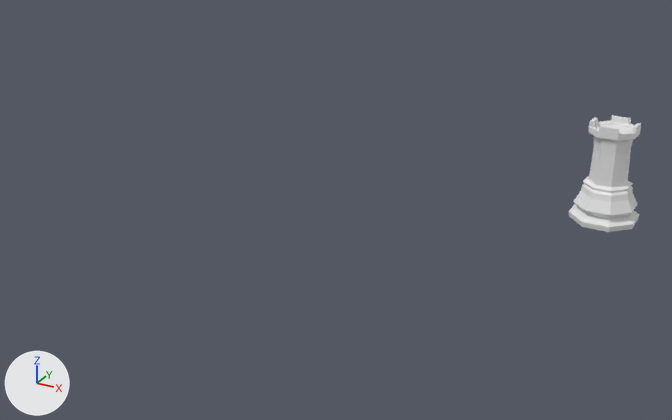
Before and after pictures for a commit that changed the glTF model asset/white_chess_tower.gltf.
Camera for both pictures: a 50 mm lens placed at (0.312, -0.296, 0.221), pointed at (0.096, 0.097, 0.024). The lights are fixed; the arrows at lower left show +X, +Y and +Z.

Objects in the first picture: 'Rook'.
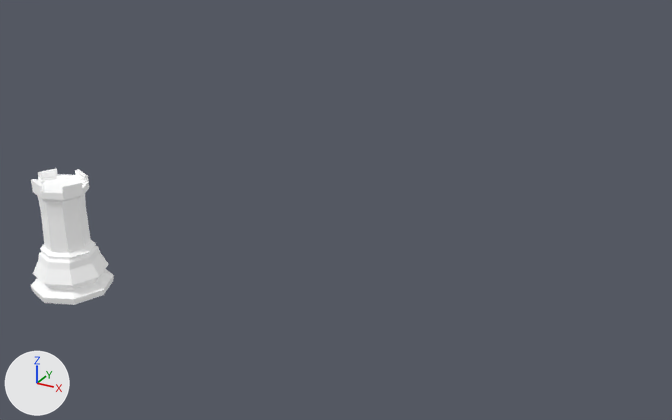
The change, as JSON lines over the scene's bpy script:
```json
{"op": "add", "block": "mat_black_pieces", "code": ["mat_black_pieces = principled_material('Black Pieces')", "mat_black_pieces.base_color = (1.0, 1.0, 1.0)  # white #ffffff", "mat_black_pieces.roughness = 0.415", "mat_black_pieces.emission_strength = 0.0946"]}
{"block": "me_cylinder_007", "where": "me_cylinder_007.from_pydata(...)  # 144 vertices, 284 faces; spans x -0.02..0.02, y -0.02..0.02, z 0.0..0.058"}
{"op": "add", "block": "me_cylinder_007", "code": "me_cylinder_007.materials.append(mat_black_pieces)  # white #ffffff"}
{"op": "set", "path": "ob_rook.rotation_euler", "old": "(0.0, 0.0, 0.393)", "new": "(0.0, 0.0, 0.0)", "note": "degrees (0, 0, 23) -> degrees (0, 0, 0)"}
{"op": "set", "path": "ob_rook.location", "old": "(0.21, 0.21, 0.0)", "new": "(0.0, 0.0, 0.0)"}
```

Boxes [x1, y1, x2, y2] around the edits, measured in the pictures (672 x 420 px):
```json
{"object": "Rook", "change": "recoloured, moved, turned", "before": [569, 115, 641, 232], "after": [31, 168, 114, 305]}
```
